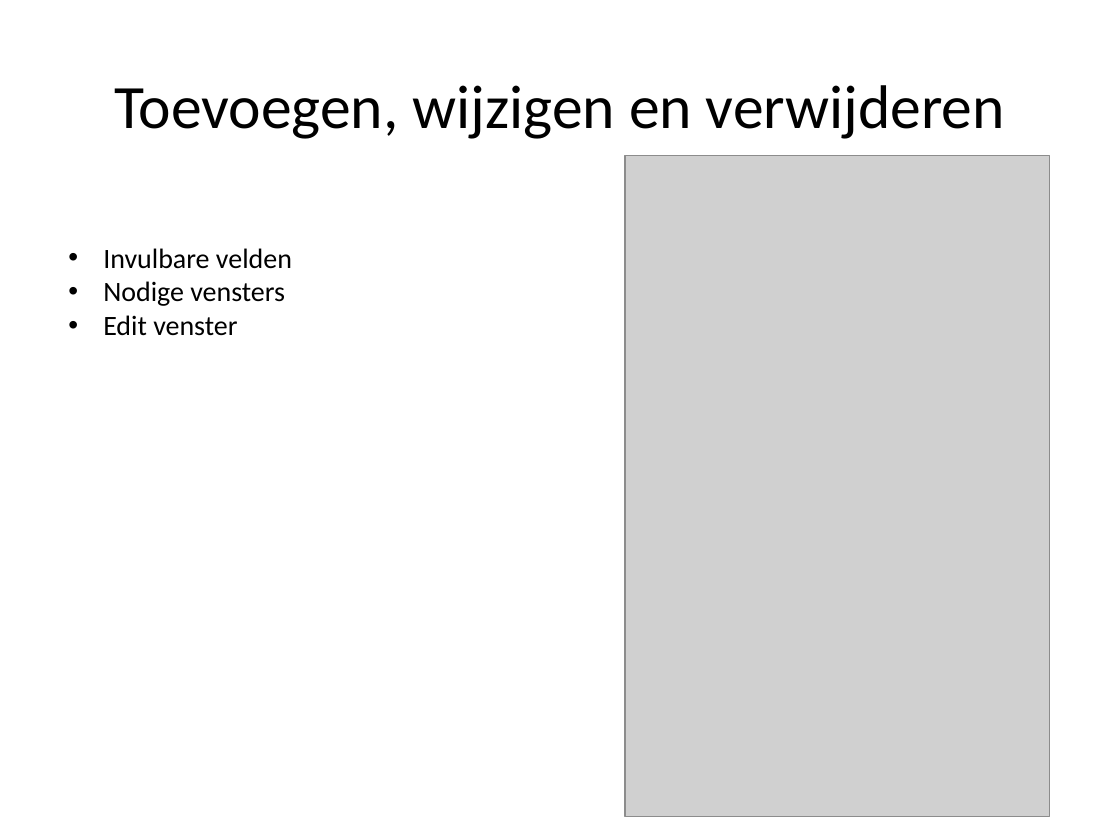
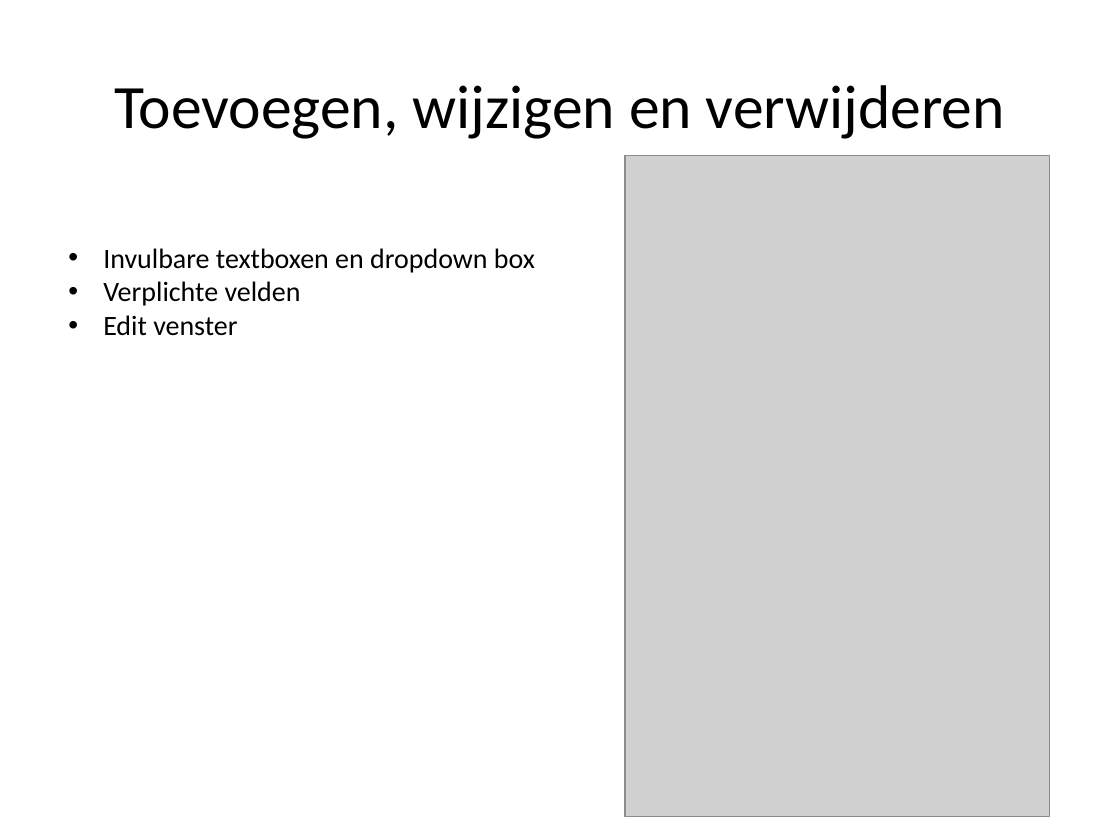
Before and after one commit to teumaas/BarrocIT, a slide deck: slide 5 of Barroc IT - Documentatie/Steven/Applicatie.pptx. Drawn at 1120x840 pixels with LibreOffice and Linux fonts; fonts in the diff are those of the drawing; grey boxes stand for pictures. Boxes give left, top, right and bottom in pixels: in the first picture for what was removed or moved away, otherwise in the second. Text is boxed around its words. In the diff, an @@ line names an element or a change of style, - is before the commit and + after.

```diff
--- a/Barroc IT - Documentatie/Steven/Applicatie.pptx
+++ b/Barroc IT - Documentatie/Steven/Applicatie.pptx
@@ text at (x1=103, y1=248, x2=535, y2=306): text changed @@
-• Invulbare velden
-• Nodige vensters
+• Invulbare textboxen en dropdown box
+• Verplichte velden
```
Also in this commit, not shown: 5 other slides changed.
